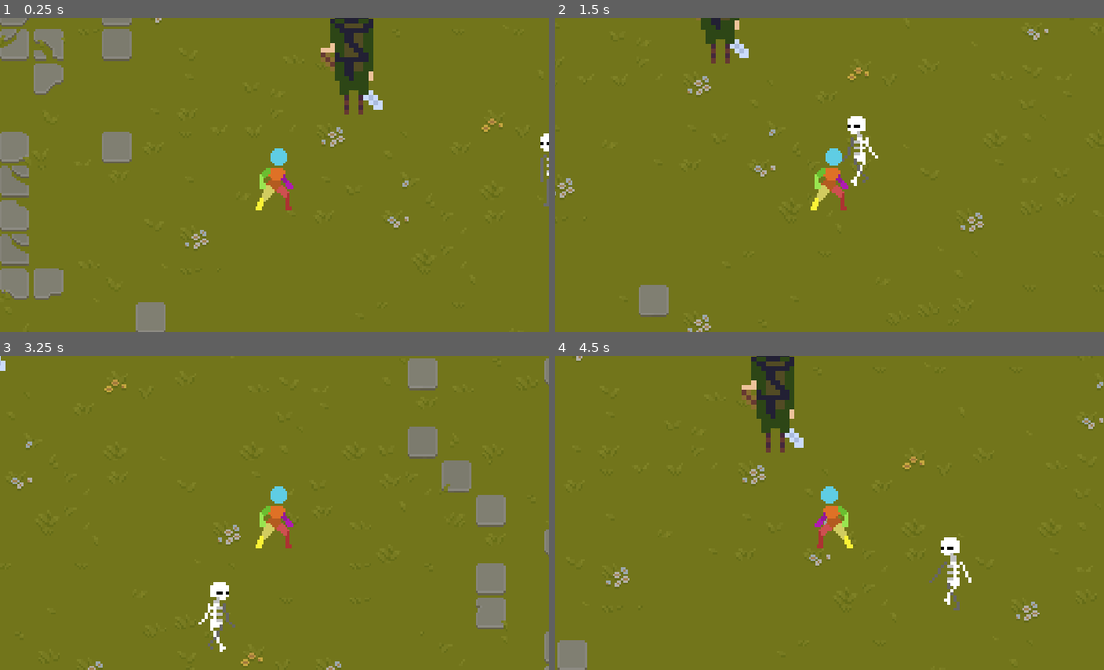
Above: before the commit, frames 1-4 (two rows, left to right).
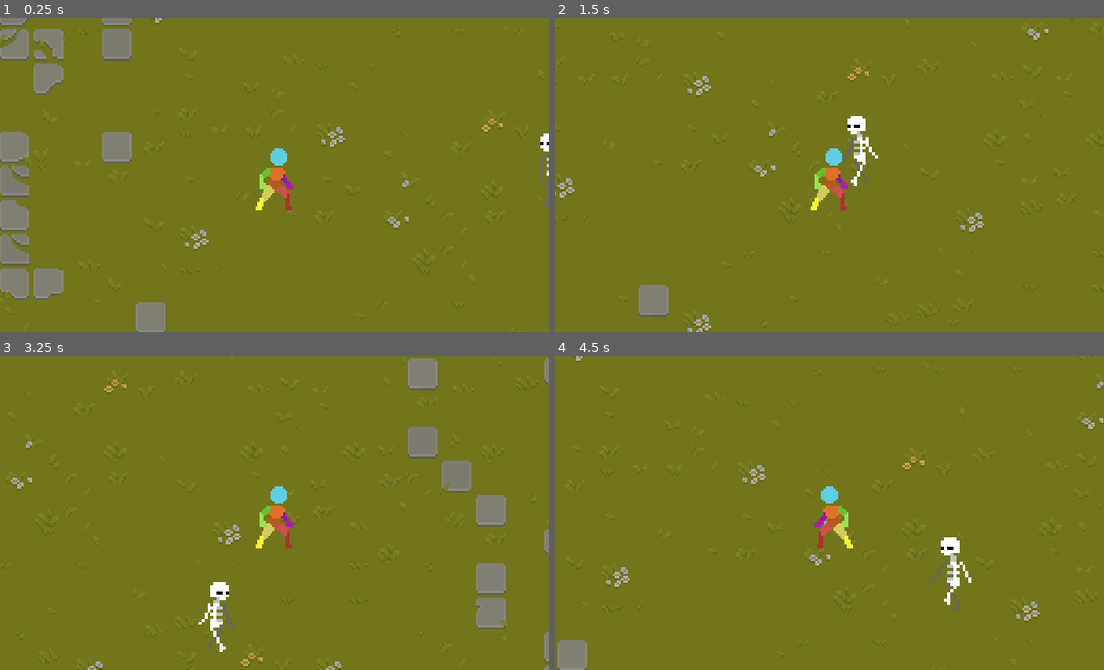
Above: after the commit, the same moments.

Repository: bluedec/GrassHops
Game: Godot game, scene res://scenes/spots/first_spot.tscn
Same seed, same stepped clock (60 frames per second), same inputs: the game is played once before the commit and once after it.
Inputs (mouse positions are in pixels of both pictures, inside the frame that each line leads up to):
- Up to frame 1 (0.25 s): no input
- Up to frame 2 (1.5 s): tap Enter at 0.5 s; move the mouse to (906, 55) at 0.52 s; hold D (right) 0.53-1.28 s; hold H (basic_attack) 0.53-1.28 s; move the mouse to (719, 190) at 1.27 s; hold S (down) from 1.28 s (still down); tap H (basic_attack) at 1.35 s
- Up to frame 3 (3.25 s): move the mouse to (329, 443) at 2.02 s; release S (down) at 2.03 s; hold D (right) 2.03-2.78 s; hold H (basic_attack) 2.03-2.78 s; move the mouse to (247, 575) at 2.77 s; hold W (up) from 2.78 s (still down); tap H (basic_attack) at 2.85 s
- Up to frame 4 (4.5 s): move the mouse to (994, 560) at 3.52 s; release W (up) at 3.53 s; hold H (basic_attack) 3.53-4.28 s; hold A (left) from 3.53 s (still down); move the mouse to (664, 465) at 4.27 s; tap H (basic_attack) at 4.35 s

The runs differ from the first frame. In frame 1, 2.0% of the frame differs, in the area x 58-70%, y 0-31%; in frame 2, 0.7%; in frame 3, less than 0.1%; in frame 4, 2.0%.

Commit message:
Minor changes

Diff:
--- a/scenes/spots/first_spot.tscn
+++ b/scenes/spots/first_spot.tscn
@@ -281,4 +281,4 @@
 position = Vector2(-62, 38)
 
 [node name="soldier_01" parent="." instance=ExtResource("4_h3g85")]
-position = Vector2(-27, -8)
+position = Vector2(15, -106)
Binary file added: assets/GrassHops Asset Pack/enemies/soldier_01/soldier_01-sheet.png
Not shown, added: assets/GrassHops Asset Pack/enemies/soldier_01/soldier_01-sheet.png.import
Binary file changed: assets/GrassHops Asset Pack/enemies/soldier_01/soldier_01.png
Binary file added: assets/GrassHops Asset Pack/npcs/flora/flora.png
Not shown, added: assets/GrassHops Asset Pack/npcs/flora/flora.png.import
